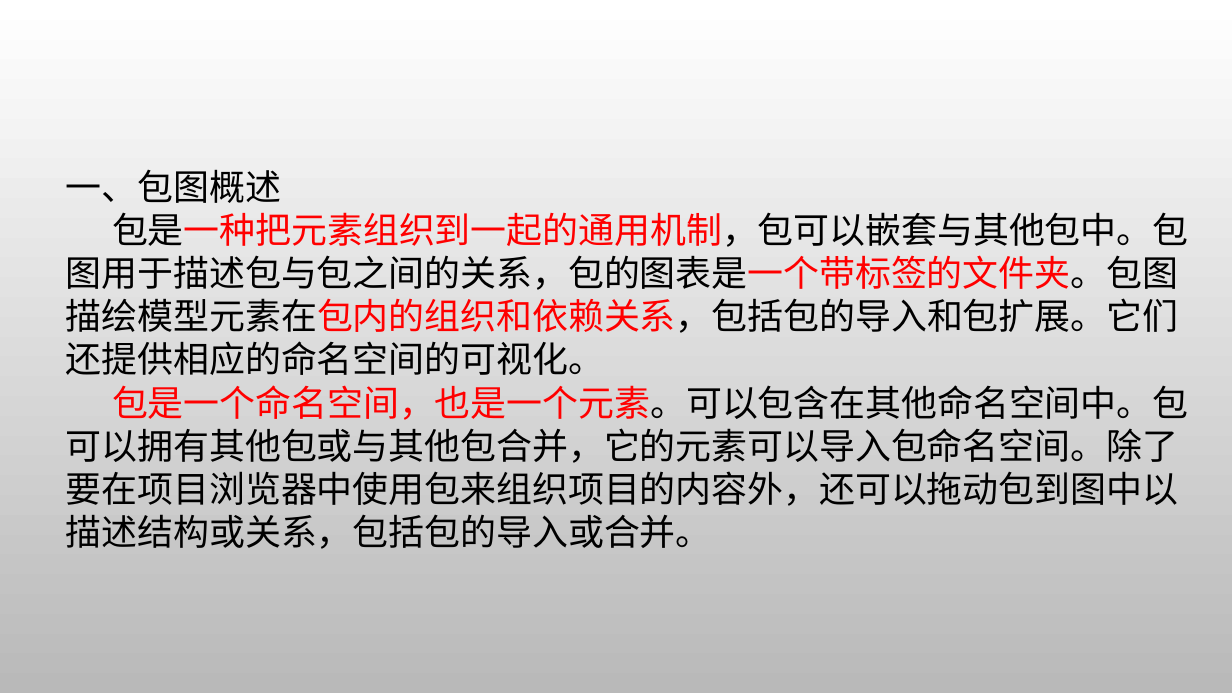
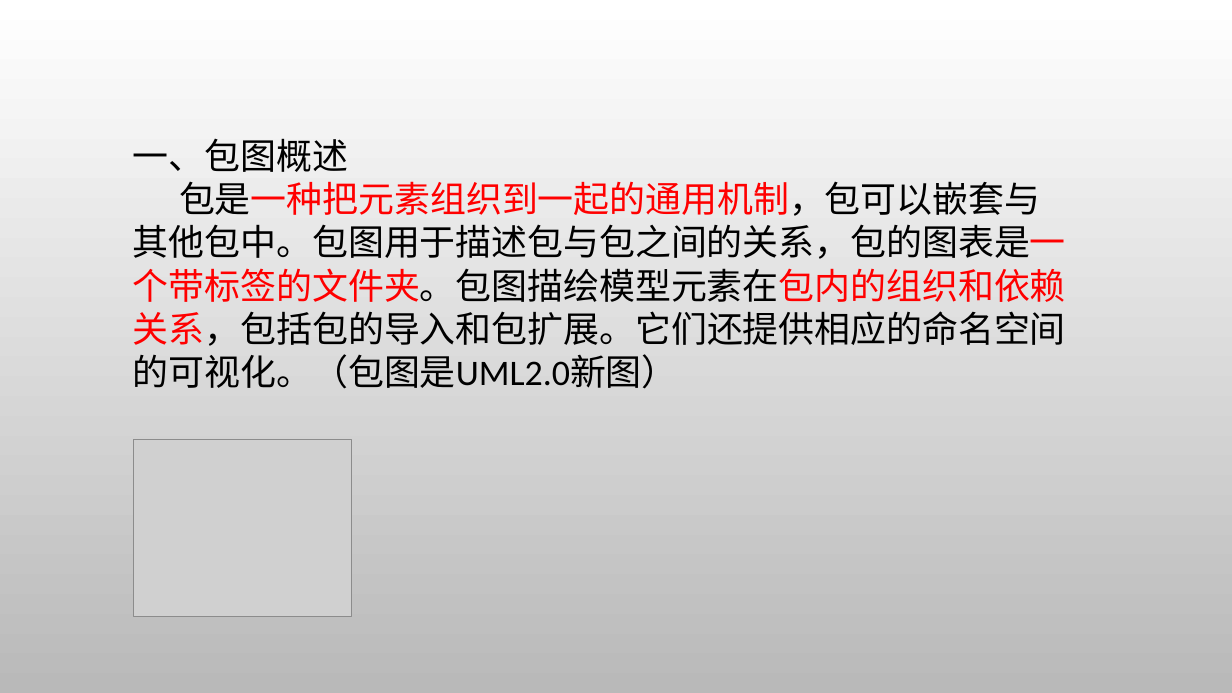
Before and after one commit to wyrda6/PRD2018-G17, a slide deck: slide 27 of 非受控文档/翻转课堂/UML基础3.pptx (slide 34 before the commit). Drawn at 1232x693 pixels with LibreOffice and Linux fonts; fonts in the diff are those of the drawing; grey boxes stand for pictures; background and template pictures are left out. Boxes give left, top, right and bottom in pixels: in the first picture for what was removed or moved away, otherwise in the second. Text is boxed around its words. In the diff, an @@ line names an element or a change of style, - is before the commit and + after.

```diff
--- a/非受控文档/翻转课堂/UML基础3.pptx
+++ b/非受控文档/翻转课堂/UML基础3.pptx
@@ text "一、包图概述" moved from (x1=66, y1=169, x2=1189, y2=549) to (x1=133, y1=138, x2=1066, y2=389) @@
@@ text at (x1=133, y1=181, x2=1066, y2=389): text changed @@
-包是一种把元素组织到一起的通用机制，包可以嵌套与其他包中。包图用于描述包与包之间的关系，包的图表是一个带标签的文件夹。包图描绘模型元素在包内的组织和依赖关系，包括包的导入和包扩展。它们还提供相应的命名空间的可视化。
-包是一个命名空间，也是一个元素。可以包含在其他命名空间中。包可以拥有其他包或与其他包合并，它的元素可以导入包命名空间。除了要在项目浏览器中使用包来组织项目的内容外，还可以拖动包到图中以描述结构或关系，包括包的导入或合并。
+包是一种把元素组织到一起的通用机制，包可以嵌套与其他包中。包图用于描述包与包之间的关系，包的图表是一个带标签的文件夹。包图描绘模型元素在包内的组织和依赖关系，包括包的导入和包扩展。它们还提供相应的命名空间的可视化。（包图是UML2.0新图）
@@ picture added at (x1=133, y1=440, x2=351, y2=616) @@
```
Also in this commit, not shown: 24 other slides changed, 7 slides added, 13 slides removed.
